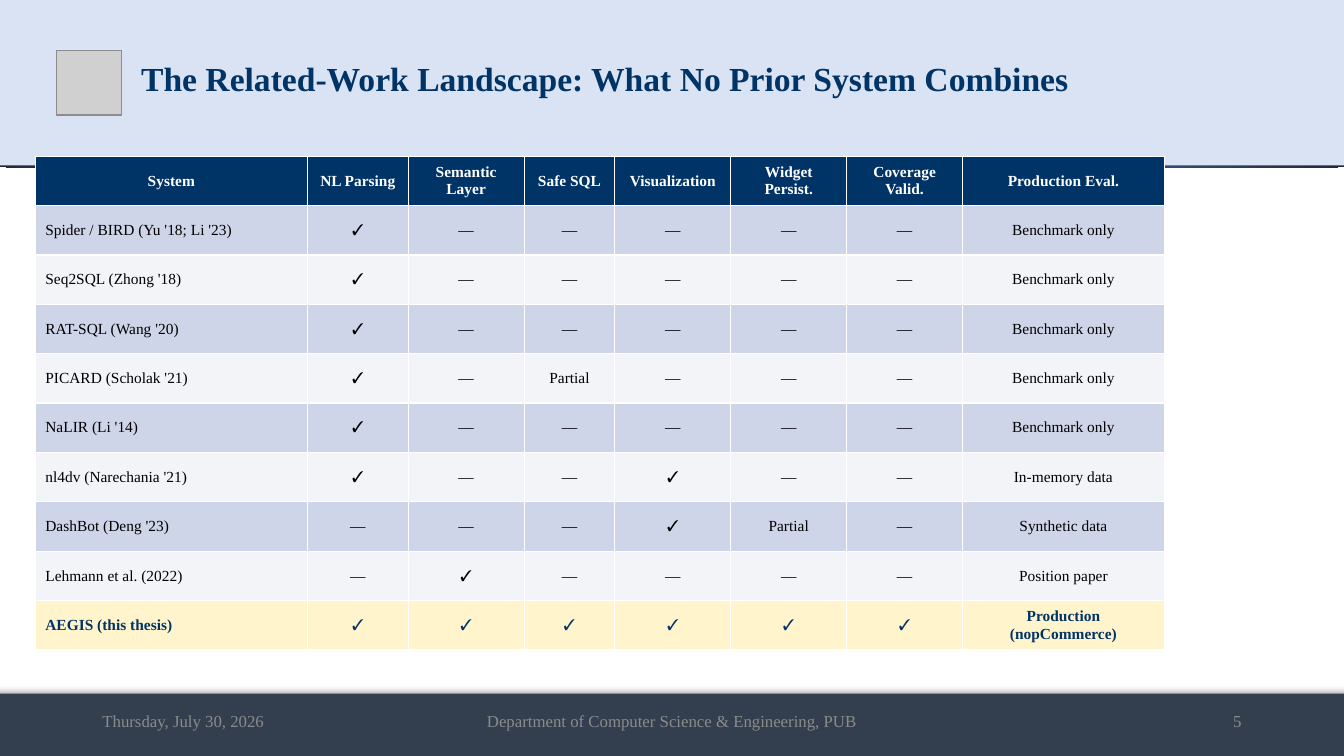
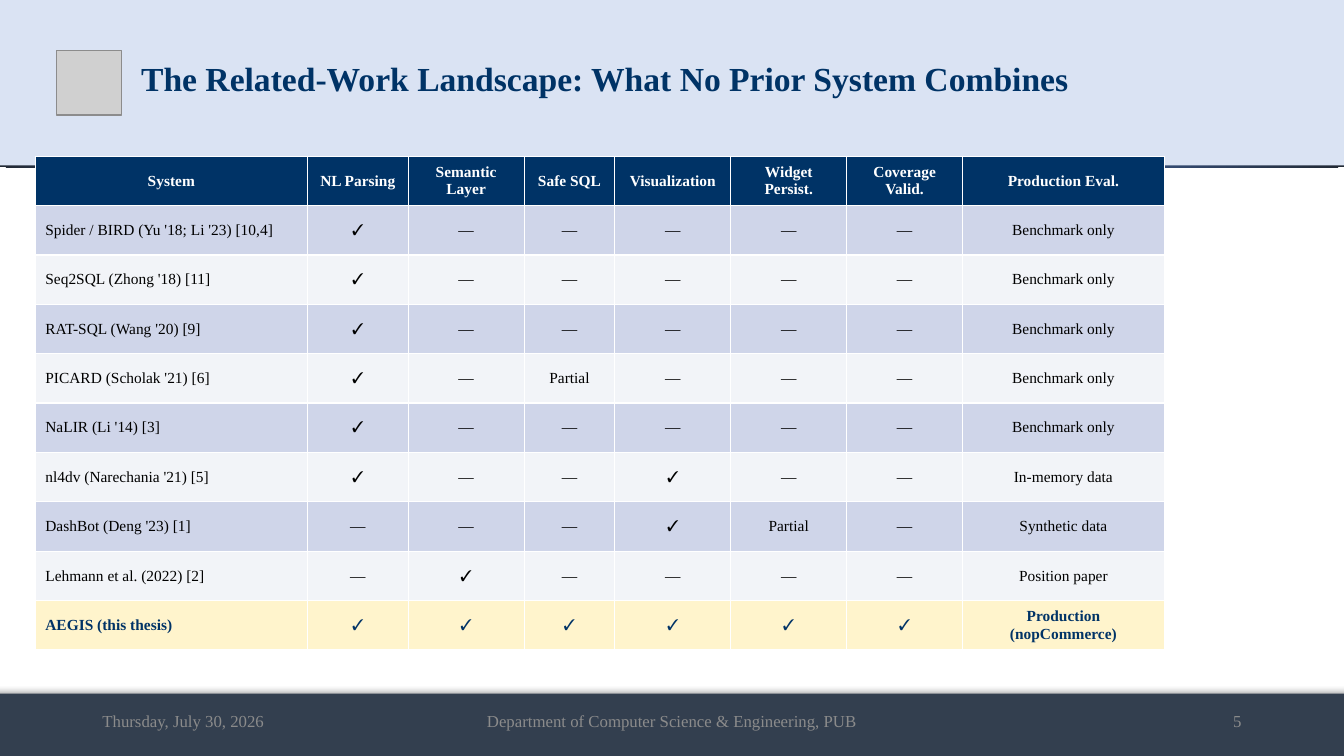
Before and after one commit to md-riaz/AEGIS-Research, a slide deck: slide 5 of docs/scripts/Md_Riaz_Mid_Defense_Final_0322310105101024.pptx. Drawn at 1344x756 pixels with LibreOffice and Linux fonts; fonts in the diff are those of the drawing; grey boxes stand for pictures. Boxes give left, top, right and bottom in pixels: in the first picture for what was removed or moved away, otherwise in the second. Text is boxed around its words. In the diff, an @@ line names an element or a change of style, - is before the commit and + after.

```diff
--- a/docs/scripts/Md_Riaz_Mid_Defense_Final_0322310105101024.pptx
+++ b/docs/scripts/Md_Riaz_Mid_Defense_Final_0322310105101024.pptx
@@ table at [35,156,1165,650] @@
-row 2, column 1: Spider / BIRD (Yu '18; Li '23)
+row 2, column 1: Spider / BIRD (Yu '18; Li '23) [10,4]
-row 3, column 1: Seq2SQL (Zhong '18)
+row 3, column 1: Seq2SQL (Zhong '18) [11]
-row 4, column 1: RAT-SQL (Wang '20)
+row 4, column 1: RAT-SQL (Wang '20) [9]
-row 5, column 1: PICARD (Scholak '21)
+row 5, column 1: PICARD (Scholak '21) [6]
-row 6, column 1: NaLIR (Li '14)
+row 6, column 1: NaLIR (Li '14) [3]
-row 7, column 1: nl4dv (Narechania '21)
+row 7, column 1: nl4dv (Narechania '21) [5]
-row 8, column 1: DashBot (Deng '23)
+row 8, column 1: DashBot (Deng '23) [1]
-row 9, column 1: Lehmann et al. (2022)
+row 9, column 1: Lehmann et al. (2022) [2]
```
Also in this commit, not shown: 8 other slides changed, 1 slide added, 11 other files.
